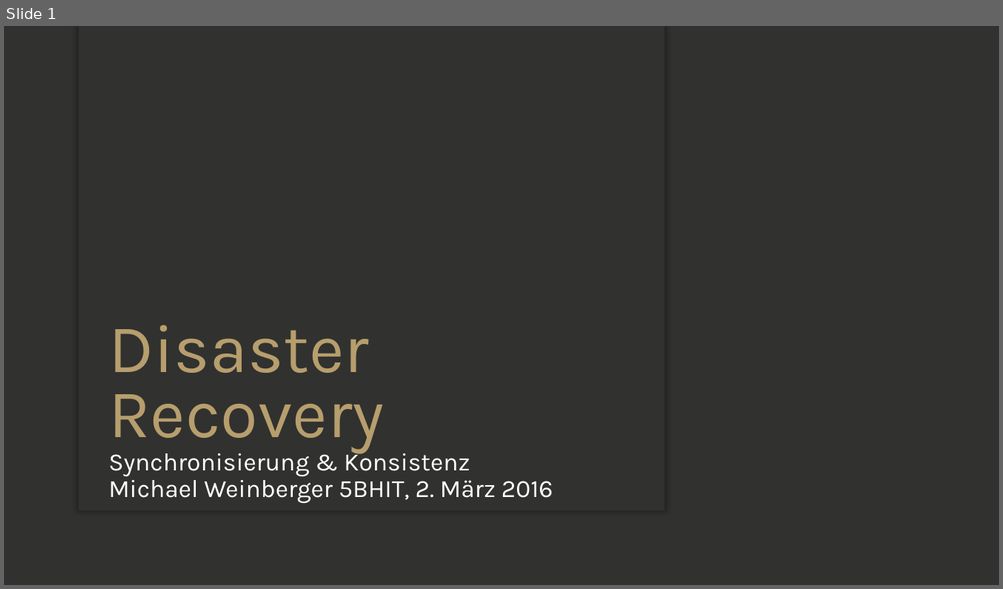
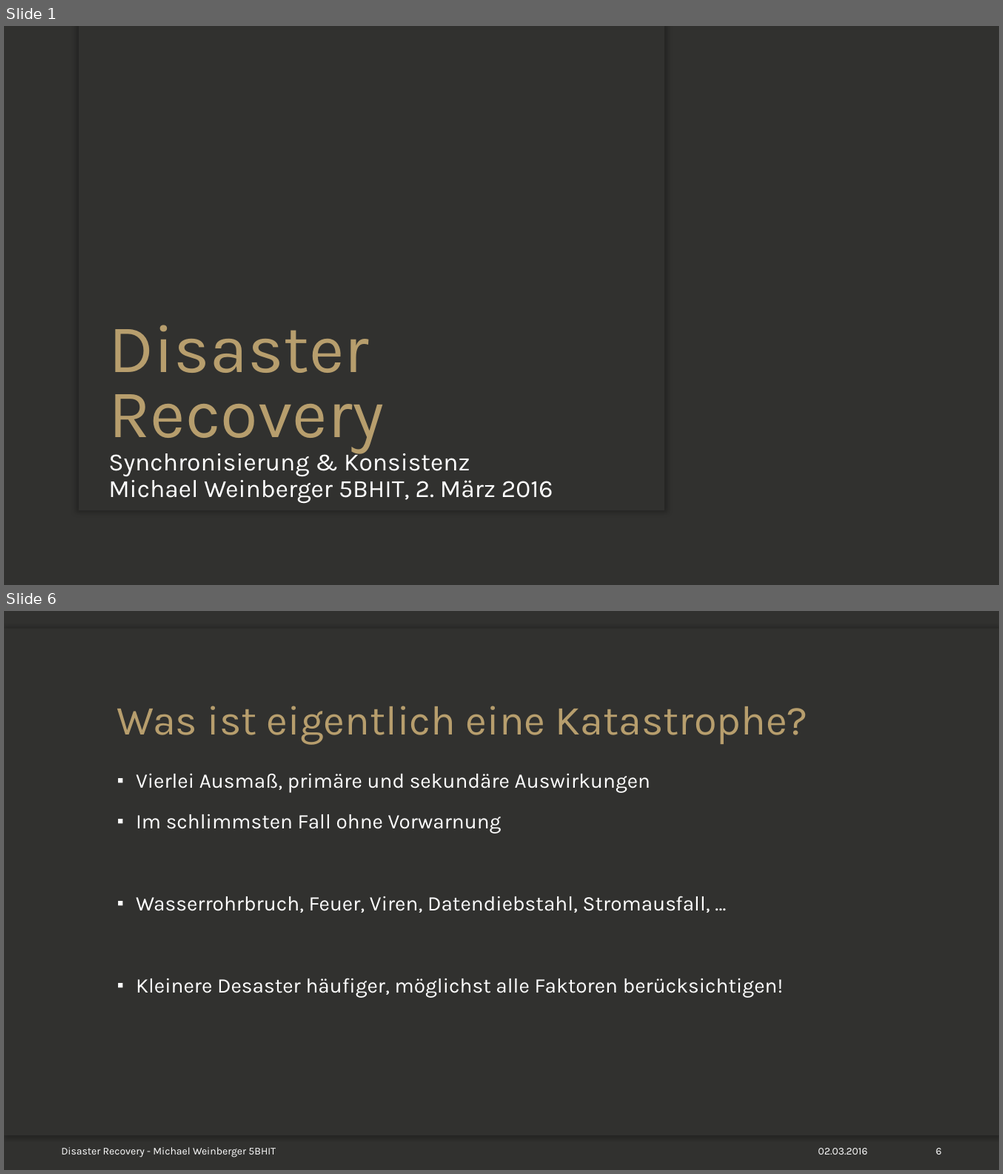
Before and after one commit to mweinberger-tgm/SYT-Referat, a slide deck: Disaster-Recovery_Weinb_5BHIT.pptx. Shown one above the other, each under a label of ours: slide 1 before the commit, slides 1 and 6 after it; the slides between them are not shown. The pictures are 1003x589 and 1003x1174 pixels, drawn with LibreOffice and Linux fonts; fonts in the diff are those of the drawing; background and template pictures are left out. Boxes give left, top, right and bottom in pixels: in the first picture for what was removed or moved away, otherwise in the second. Text is boxed around its words. In the diff, an @@ line names an element or a change of style, - is before the commit and + after.

```diff
--- a/Disaster-Recovery_Weinb_5BHIT.pptx
+++ b/Disaster-Recovery_Weinb_5BHIT.pptx
@@ slide 6 added at [4,611,999,1170], background picture (left out) @@
@@ rectangle added at [4,628,999,665], fill #31312F @@
@@ rectangle added at [4,628,999,1136], fill #31312F @@
@@ title added at [117,706,808,745], 40 pt, text #B79E6D @@
+Was ist eigentlich eine Katastrophe?
@@ text added at [136,773,783,998], 20 pt, text #FFFFFF @@
+▪ Vierlei Ausmaß, primäre und sekundäre Auswirkungen
+▪ Im schlimmsten Fall ohne Vorwarnung
+▪ Wasserrohrbruch, Feuer, Viren, Datendiebstahl, Stromausfall, …
+▪ Kleinere Desaster häufiger, möglichst alle Faktoren berücksichtigen!
@@ rectangle added at [4,1099,999,1136], fill #31312F @@
@@ text added at [61,1147,276,1158], 10 pt, text #FFFFFF @@
+Disaster Recovery - Michael Weinberger 5BHIT
@@ text added at [818,1148,868,1155], 10 pt, text #FFFFFF @@
+02.03.2016
@@ page number added at [936,1148,942,1155], 10 pt, text #FFFFFF @@
+6
```
Also in this commit, not shown: 2 slides changed, 16 other slides added, 1 other file.
